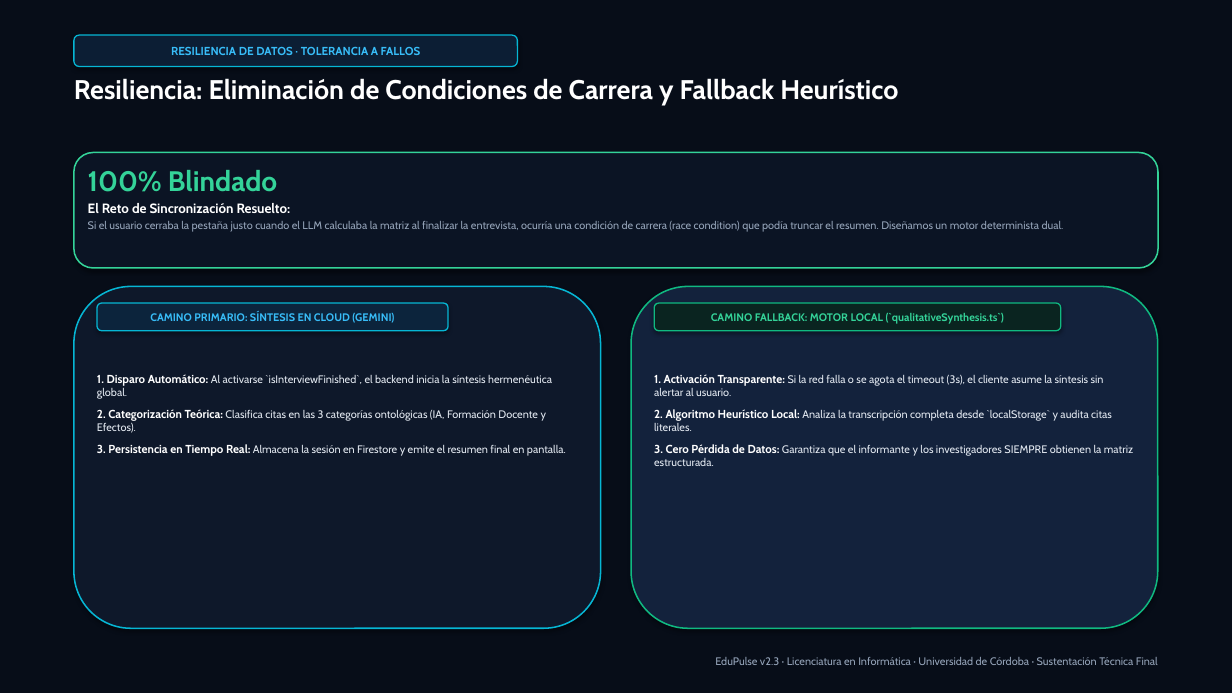
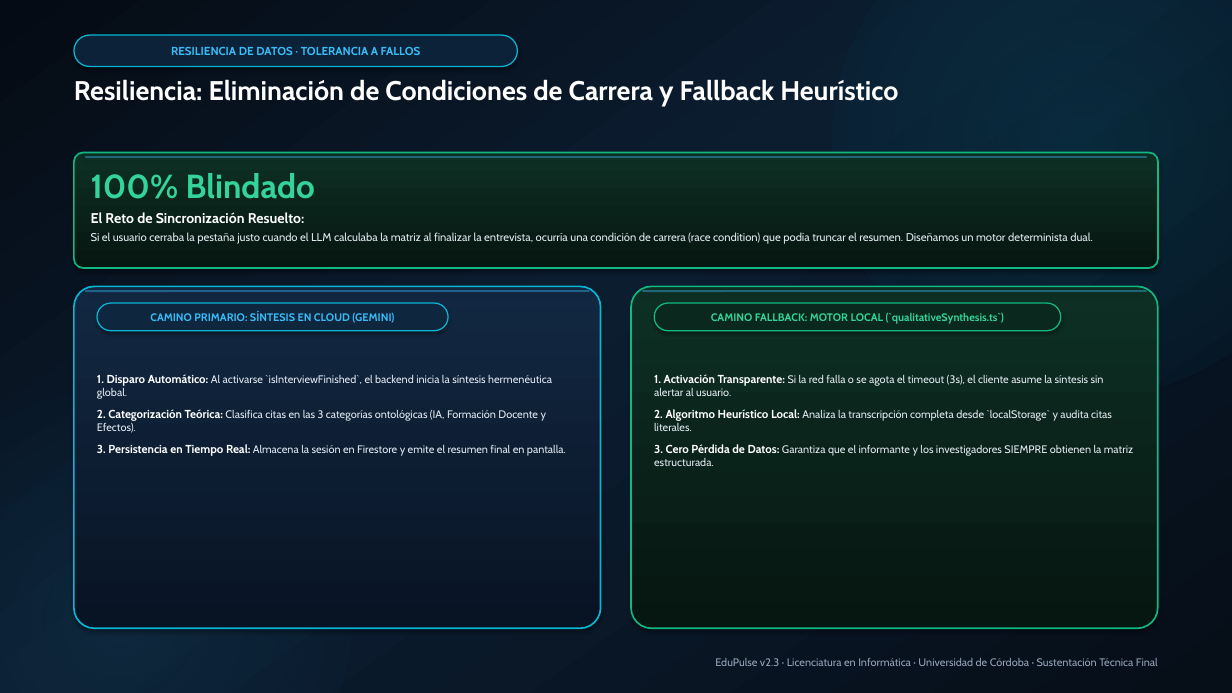
Before and after one commit to JoseDanielDurango/EduPulse, a slide deck: slide 11 of documentation/resources/EduPulse_Final_Defense_Presentation.pptx. Drawn at 1232x693 pixels with LibreOffice and Linux fonts; fonts in the diff are those of the drawing. Boxes give left, top, right and bottom in pixels: in the first picture for what was removed or moved away, otherwise in the second. Text is boxed around its words. In the diff, an @@ line names an element or a change of style, - is before the commit and + after.

Commit message:
style: elevate presentation design with unified soft rounded edges, Frutiger Aero gradients and polished typography

```diff
--- a/documentation/resources/EduPulse_Final_Defense_Presentation.pptx
+++ b/documentation/resources/EduPulse_Final_Defense_Presentation.pptx
@@ rectangle at (0,0,1232,693): fill #070D18 to gradient #050B14 to #0C1D30 to #060E18; outline #070D18 0.75 pt to none @@
@@ ellipse added at (832,0,1232,397), fill gradient #06B6D4 @@
@@ rounded rectangle "RESILIENCIA DE DATOS · TOLERANCIA ..." at (74,35,518,67): fill #0C1E34 to #0C2238; proportions changed @@
@@ rounded rectangle at (74,152,1158,268): fill #0B1424 to gradient #0E3024 to #061610; outline #34D399 1.2 pt to #10B981 1.3 pt; proportions changed @@
@@ rounded rectangle added at (85,156,1147,158), fill #38BDF8 at 40% opacity @@
@@ text "100% Blindado" at (91,173,1092,244): size 22 to 26 pt in "100% Blindado"; size 10.5 to 11 pt in "El Reto de Sincronización Resuelto:"; size 8.5 to 8.8 pt, text colour #94A3B8 to #E2E8F0 in "Si el usuario cerraba la pestaña justo ..."; more space between paragraphs @@
@@ rounded rectangle at (74,287,601,628): fill #0E182A to gradient #122842 to #081424; outline #06B6D4 1.2 pt to #06B6D4 1.3 pt; proportions changed @@
@@ rounded rectangle added at (85,290,590,292), fill #38BDF8 at 40% opacity @@
@@ rounded rectangle at (631,287,1158,628): fill #13223C to gradient #0E3024 to #061610; outline #10B981 1.2 pt to #10B981 1.3 pt; proportions changed @@
@@ rounded rectangle added at (642,290,1147,292), fill #38BDF8 at 40% opacity @@
@@ rounded rectangle "CAMINO PRIMARIO: SÍNTESIS EN CLOUD ..." at (97,303,448,331): fill #0C243C to #0E263E; proportions changed @@
@@ rounded rectangle "CAMINO FALLBACK: MOTOR LOCAL (`qualitativeSynthesis.ts`)" at (654,303,1061,331): fill #0A2420 to #0A281E; proportions changed @@
@@ ellipse added at (0,388,351,693), fill gradient #38BDF8 @@
```
Also in this commit, not shown: 13 other slides changed, 2 other files.
